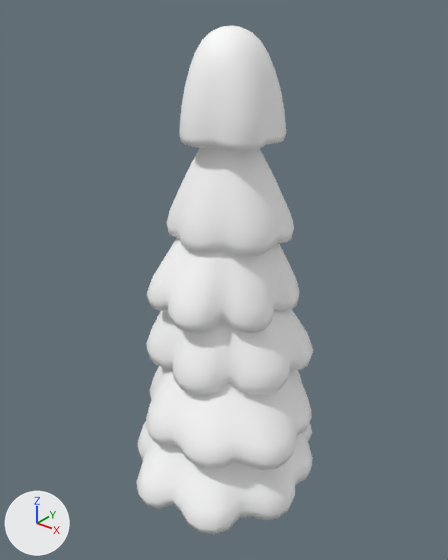
An edit to the glTF model client/assets/art/trees/pine_2.glb, drawn before and after from the same camera.
Before and after are seen from a camera (50 mm lens) standing at (3.12, -3.95, 5.12) and looking at (-0.11, 0.09, 2.61). Lighting does not change. The marker at lower left points along +X, +Y and +Z. The first picture is the older version. Vertices at exactly the same position are counted once.

Objects in the first picture: 'pine'.
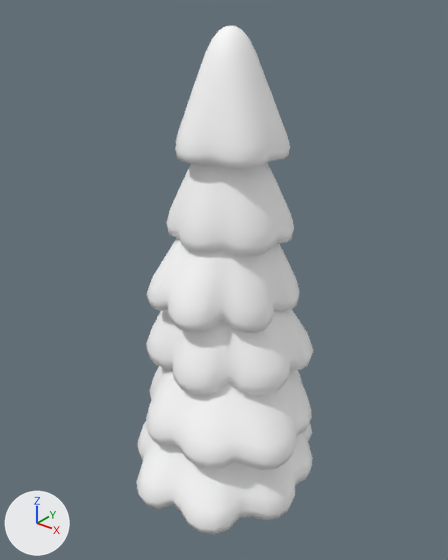
Boxes [x1, y1, x2, y2] around the edits, measured in the pictures (448 x 560 px; the box of a moved part takes in the faces that stretch with it):
part 1 of me_crown, moved or reshaped: before [179, 25, 286, 152]; after [175, 25, 290, 170]
part 2 of me_crown, recoloured: before [179, 29, 286, 144]; after [178, 30, 287, 170]

The change in detail:
me_crown is used by ob_pine; location (0.0, 0.0, 0.0).
me_crown had 3208 vertices, 6388 faces and spanned x -1.07..0.95, y -1.04..1.01, z -0.04..4.8.
me_crown now has 3238 vertices, 6448 faces and spans x -1.07..0.95, y -1.04..1.01, z -0.04..4.8.
me_crown part 1: 390 vertices moved from x -0.48..0.4, y -0.36..0.49, z 3.92..4.78 to x -0.51..0.43, y -0.39..0.52, z 3.78..4.79; 1 vertex removed from x -0.03, y 0.06, z 4.18; 31 vertices added at x -0.12..0.07, y -0.04..0.15, z 4.04..4.09.
me_crown part 2: 553 kept faces spanning x -0.49..0.42, y -0.38..0.5, z 3.78..4.79 get new vertex colours.
